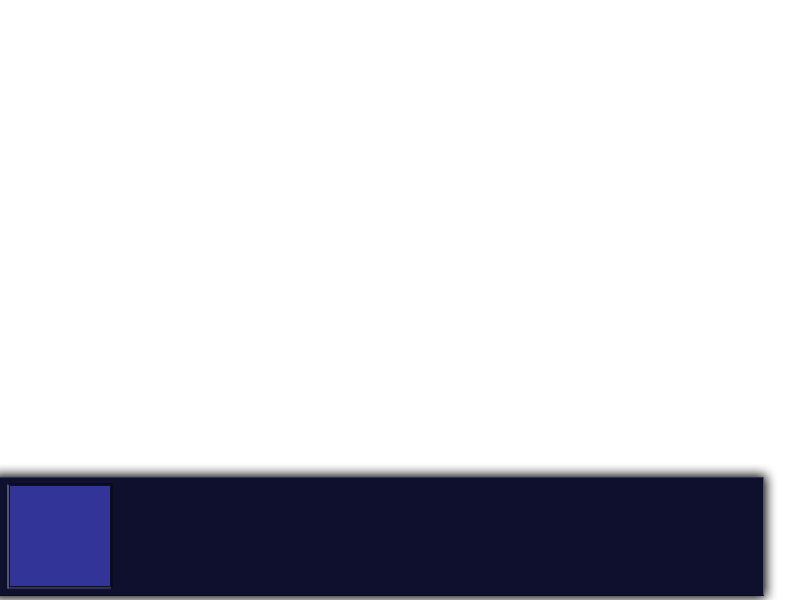
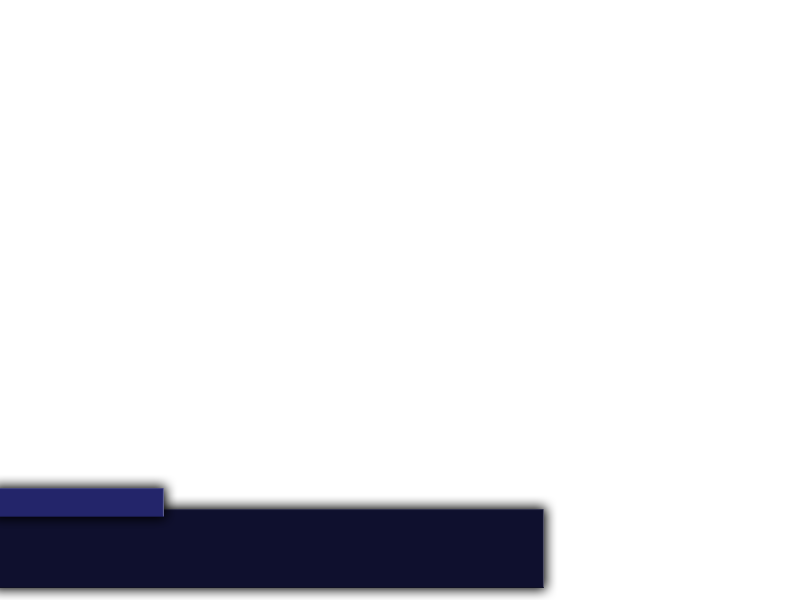
Layered file, before and after one edit (w=800, h=600). Changes by layer:
hid "Layer 3" over [10, 486, 110, 586]
added layer "Layer 1 copy" above "Layer 1" over [0, 488, 164, 517]
painted on "Layer 1" over [0, 477, 764, 596]
